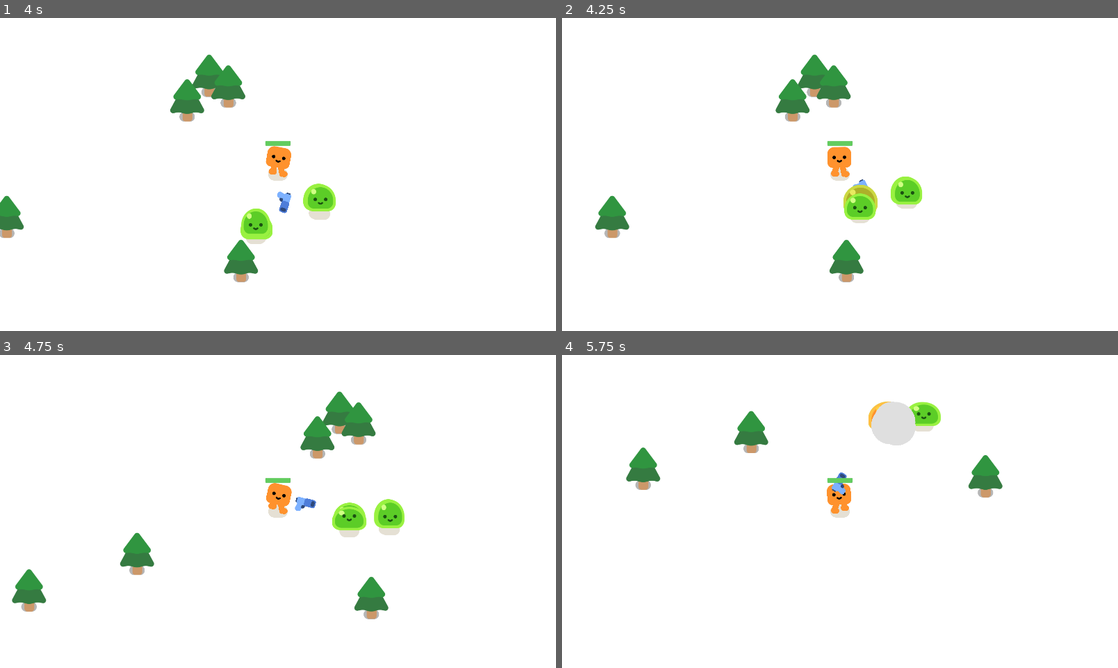
Above: before the commit, frames 1-4 (two rows, left to right).
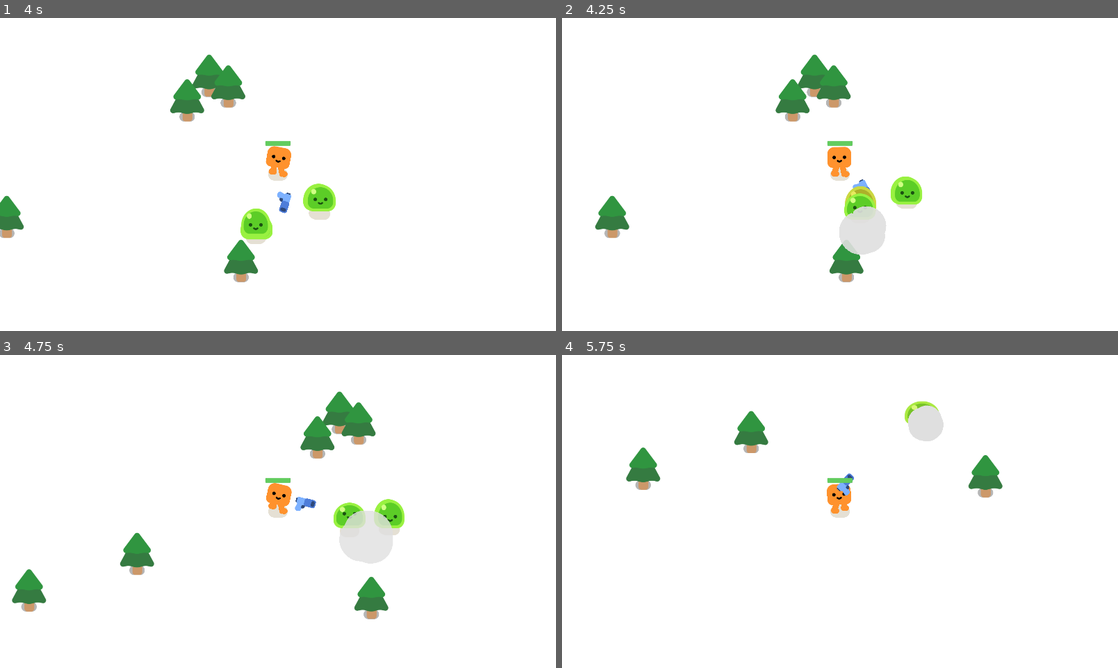
Above: after the commit, the same moments.

Repository: MiseHinoha/survivors-like-practice
Game: Godot game, scene res://survivors_game.tscn
The game is run twice, just before and just after one commit, with the same random seed, the same clock (stepped at 60 frames per second) and the same inputs.
Inputs:
- Up to frame 1 (4 s): hold D (move_right) 0.53-1.28 s; hold S (move_down) 1.28-2.03 s; hold D (move_right) 2.03-2.78 s; hold W (move_up) 2.78-3.53 s; hold A (move_left) from 3.53 s (still down)
- Up to frame 2 (4.25 s): keep holding A (move_left)
- Up to frame 3 (4.75 s): keep holding A (move_left)
- Up to frame 4 (5.75 s): release A (move_left) at 5.03 s; hold S (move_down) from 5.03 s (still down)

Frame 1 is identical in both runs. In frame 2, 1.1% of the frame differs, in the area x 49-59%, y 53-76%; in frame 3, 1.3%; in frame 4, 1.5%, in the area x 48-69%, y 14-45%.

Commit message:
调整怪物血量

Diff:
--- a/mob.gd
+++ b/mob.gd
@@ -1,7 +1,7 @@
 extends CharacterBody2D
 
 @export var speed = 300.0
-@export var max_health = 5.0
+@export var max_health = 3.0
 
 @onready var player = get_node("/root/Game/Player")	# onready等同于放进ready函数中
 
